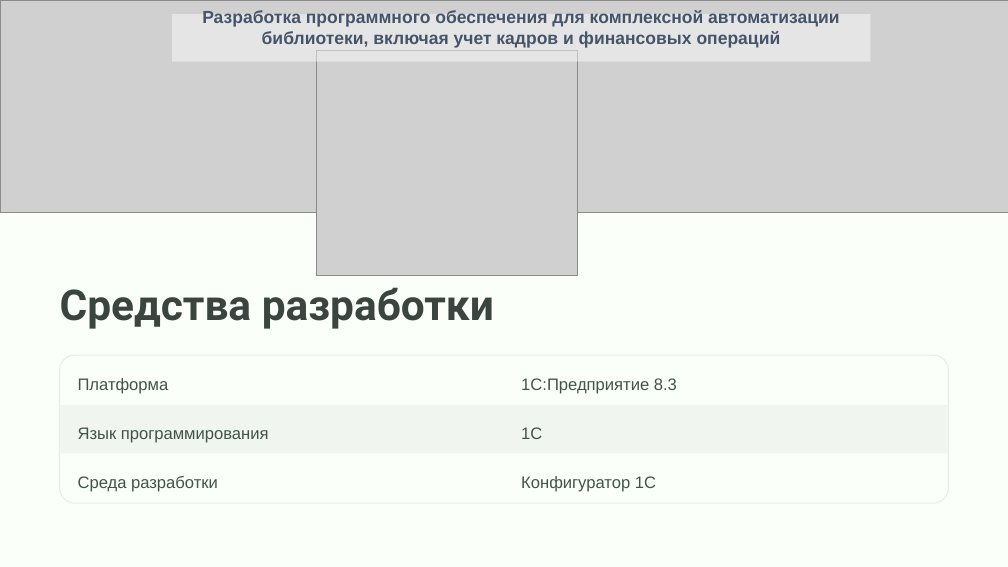
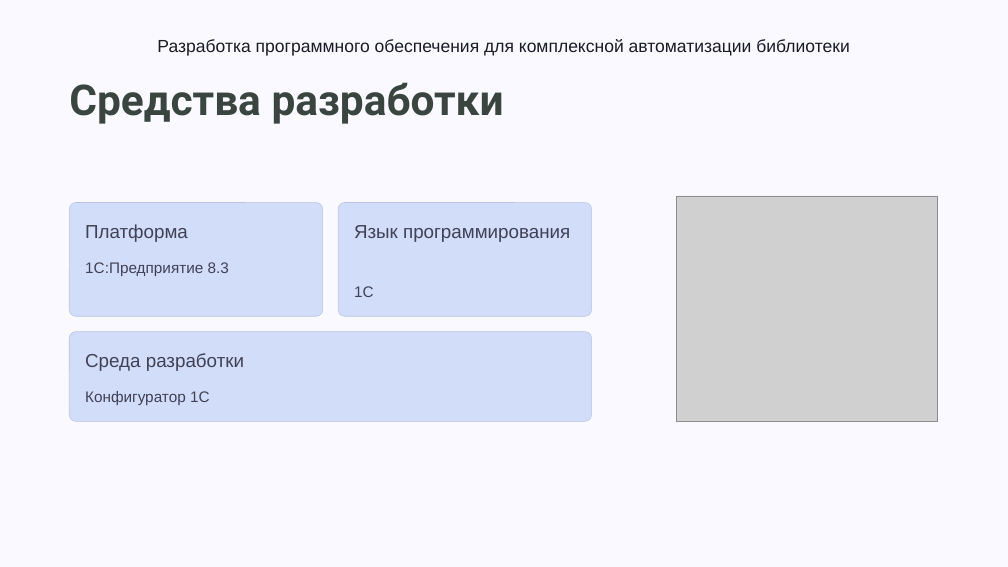
Before and after one commit to Smixdy/DiplomZbruev, a slide deck: slide 3 of Презентация дипломной работы.pptx (slide 5 before the commit). Drawn at 1008x567 pixels with LibreOffice and Linux fonts; fonts in the diff are those of the drawing; grey boxes stand for pictures; background and template pictures are left out. Boxes give left, top, right and bottom in pixels: in the first picture for what was removed or moved away, otherwise in the second. Text is boxed around its words. In the diff, an @@ line names an element or a change of style, - is before the commit and + after.

```diff
--- a/Презентация дипломной работы.pptx
+++ b/Презентация дипломной работы.pptx
@@ background #FFFFFF to #000000 @@
@@ rectangle at (x1=0, y1=0, x2=1008, y2=567): fill #FAFFFA to #F9F9FF @@
@@ text "Разработка программного обеспечения для комплексной ..." moved from (x1=172, y1=14, x2=871, y2=62) to (x1=157, y1=39, x2=849, y2=56) @@
@@ text "Разработка программного обеспечения для комплексной ..." at (x1=157, y1=39, x2=849, y2=56): vertical alignment middle to top; fill #FFFFFF at 45% opacity to none @@
@@ picture removed at (x1=0, y1=0, x2=1008, y2=213) @@
@@ text at (x1=157, y1=39, x2=849, y2=56): text changed; text colour #44546A to #1B1B27; bold off @@
-Разработка программного обеспечения для комплексной автоматизации библиотеки, включая учет кадров и финансовых операций
+Разработка программного обеспечения для комплексной автоматизации библиотеки
@@ text "Средства разработки" moved from (x1=60, y1=287, x2=494, y2=329) to (x1=69, y1=82, x2=504, y2=124) @@
@@ rounded rectangle added at (x1=69, y1=202, x2=323, y2=316), fill #D2DDF9, outline #B8C3DF 0.6 pt @@
@@ rounded rectangle added at (x1=338, y1=202, x2=592, y2=316), fill #D2DDF9, outline #B8C3DF 0.6 pt @@
@@ picture moved from (x1=316, y1=50, x2=578, y2=275) to (x1=677, y1=196, x2=938, y2=421) @@
@@ text "Платформа" moved from (x1=78, y1=378, x2=169, y2=394) to (x1=85, y1=224, x2=188, y2=242) @@
@@ text "Язык программирования" moved from (x1=78, y1=427, x2=269, y2=443) to (x1=354, y1=225, x2=570, y2=242) @@
@@ text "1С:Предприятие 8.3" moved from (x1=521, y1=378, x2=677, y2=394) to (x1=85, y1=262, x2=229, y2=276) @@
@@ text "1С" moved from (x1=521, y1=427, x2=542, y2=439) to (x1=354, y1=286, x2=374, y2=297) @@
@@ rounded rectangle removed at (x1=59, y1=355, x2=948, y2=503) @@
@@ rectangle removed at (x1=59, y1=356, x2=946, y2=404) @@
@@ rounded rectangle added at (x1=69, y1=331, x2=592, y2=421), fill #D2DDF9, outline #B8C3DF 0.6 pt @@
@@ size 19 to 21.5 pt, text colour #405449 to #404155; line spacing 31pt to 27pt in 3 elements at (x1=85, y1=224, x2=188, y2=242), (x1=354, y1=225, x2=570, y2=242), (x1=85, y1=353, x2=244, y2=371) @@
@@ text "Среда разработки" moved from (x1=78, y1=476, x2=218, y2=492) to (x1=85, y1=353, x2=244, y2=371) @@
@@ size 19 to 17.5 pt, text colour #405449 to #404155; line spacing 31pt to 28pt in 3 elements at (x1=85, y1=262, x2=229, y2=276), (x1=354, y1=286, x2=374, y2=297), (x1=85, y1=391, x2=210, y2=405) @@
@@ text "Конфигуратор 1С" moved from (x1=521, y1=476, x2=656, y2=492) to (x1=85, y1=391, x2=210, y2=405) @@
@@ rectangle removed at (x1=60, y1=405, x2=948, y2=454) @@
@@ rectangle removed at (x1=60, y1=454, x2=948, y2=502) @@
```
Also in this commit, not shown: 3 other slides changed, 13 slides added, 6 slides removed.
